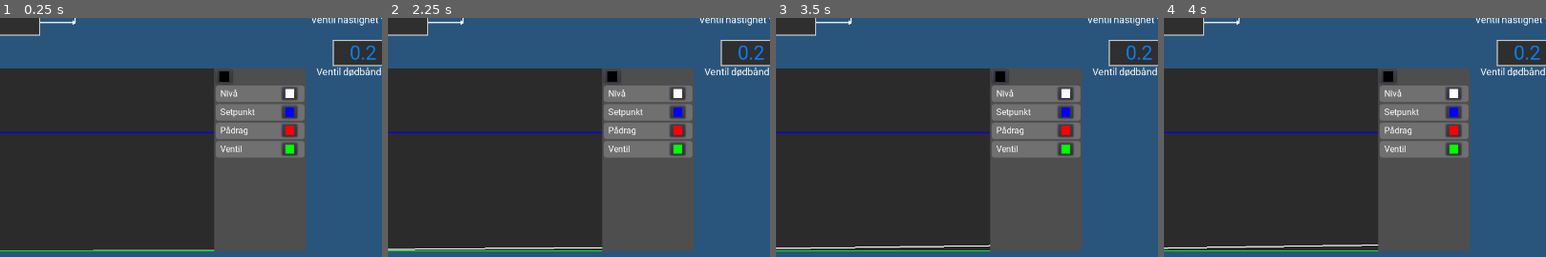
Above: before the commit, frames 1-4 (left to right).
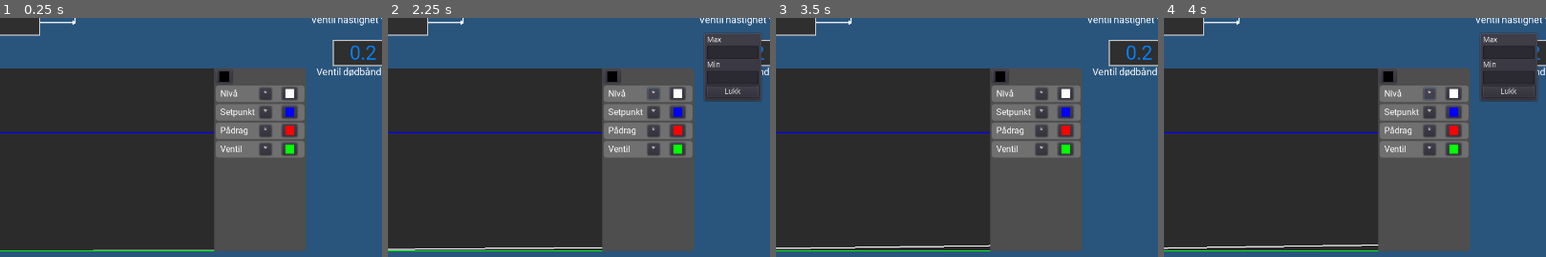
Above: after the commit, the same moments.

Repository: Keroflux/PIDsimulator
Game: Godot game, scene res://PIDsim.tscn
The game is run twice, just before and just after one commit, with the same random seed, the same clock (stepped at 60 frames per second) and the same inputs.
Inputs (mouse positions are % of the whole screen's width and height, from its top left):
- Up to frame 1 (0.25 s): no input
- Up to frame 2 (2.25 s): click (83, 66) at 0.5 s, where only the run after the commit has a clickable "*"; click (93, 65) at 1.25 s, where only the run after the commit has a clickable "Lukk"; click (83, 66) at 2 s, where only the run after the commit has a clickable "*"
- Up to frame 3 (3.5 s): click (93, 65) at 2.75 s, where only the run after the commit has a clickable "Lukk"
- Up to frame 4 (4 s): click (83, 66) at 3.5 s, where only the run after the commit has a clickable "*"
The pictures show only the part of the screen within x 48-98%, y 50-100%; the shares and areas given below are measured in that part.

The runs differ from the first frame. In frame 1, 0.7% of the frame differs, in the area x 67-72%, y 29-58%; in frame 2, 4.2%, in the area x 67-98%, y 6-58%; in frame 3, 0.7%; in frame 4, 4.2%.

Commit message:
lag til max min

Diff:
--- a/Trend.gd
+++ b/Trend.gd
@@ -15,6 +15,8 @@
 
 		l.get_child(0).color = trend_color[i]
 		l.get_child(0).connect("color_changed", t, "change_color")
+		l.get_node("Config/VBoxContainer/Max").connect("text_entered", t, "change_max")
+		l.get_node("Config/VBoxContainer/Min").connect("text_entered", t, "change_min")
 		l.text = "  " + trends[i].type
 
 		label_panel.add_child(l)
--- /dev/null
+++ b/TrendLabel.gd
@@ -0,0 +1,12 @@
+extends Label
+
+
+
+func _on_Button_pressed():
+	$Config.show()
+
+
+
+
+func _on_Lukk_pressed():
+	$Config.hide()
--- a/TrendLabel.tscn
+++ b/TrendLabel.tscn
@@ -1,6 +1,7 @@
-[gd_scene load_steps=4 format=2]
+[gd_scene load_steps=5 format=2]
 
 [ext_resource path="res://Roboto-Regular.ttf" type="DynamicFontData" id=1]
+[ext_resource path="res://TrendLabel.gd" type="Script" id=2]
 
 [sub_resource type="DynamicFont" id=5]
 font_data = ExtResource( 1 )
@@ -20,9 +21,63 @@
 custom_styles/normal = SubResource( 6 )
 text = "Nivå"
 valign = 1
+script = ExtResource( 2 )
 
 [node name="ColorPickerButton" type="ColorPickerButton" parent="."]
 margin_left = 121.0
 margin_top = 3.0
 margin_right = 149.0
 margin_bottom = 26.0
+
+[node name="Config" type="PanelContainer" parent="."]
+visible = false
+anchor_left = 1.0
+anchor_top = 1.0
+anchor_right = 1.0
+anchor_bottom = 1.0
+margin_left = 20.0
+margin_top = -128.0
+margin_right = 128.0
+
+[node name="VBoxContainer" type="VBoxContainer" parent="Config"]
+margin_left = 7.0
+margin_top = 7.0
+margin_right = 101.0
+margin_bottom = 121.0
+
+[node name="Label" type="Label" parent="Config/VBoxContainer"]
+margin_right = 94.0
+margin_bottom = 14.0
+text = "Max"
+
+[node name="Max" type="LineEdit" parent="Config/VBoxContainer"]
+margin_top = 18.0
+margin_right = 94.0
+margin_bottom = 42.0
+
+[node name="Label2" type="Label" parent="Config/VBoxContainer"]
+margin_top = 46.0
+margin_right = 94.0
+margin_bottom = 60.0
+text = "Min"
+
+[node name="Min" type="LineEdit" parent="Config/VBoxContainer"]
+margin_top = 64.0
+margin_right = 94.0
+margin_bottom = 88.0
+
+[node name="Lukk" type="Button" parent="Config/VBoxContainer"]
+margin_top = 92.0
+margin_right = 94.0
+margin_bottom = 112.0
+text = "Lukk"
+
+[node name="Button" type="Button" parent="."]
+margin_left = 80.0
+margin_top = 4.0
+margin_right = 102.0
+margin_bottom = 26.0
+text = "*"
+
+[connection signal="pressed" from="Config/VBoxContainer/Lukk" to="." method="_on_Lukk_pressed"]
+[connection signal="pressed" from="Button" to="." method="_on_Button_pressed"]
--- a/TrendLine.gd
+++ b/TrendLine.gd
@@ -46,7 +46,6 @@
 		data_points.pop_front()
 
 	data_points.append(data_point)
-	print(data_points.size())
 
 	if data_points.size() > 1:
 		calculate_point_distance()
@@ -56,3 +55,15 @@
 
 func change_color(color):
 	default_color = color
+
+
+func change_max(value):
+	maxValue = float(value)
+	var minmax = maxValue - minValue
+	scaleY = trend_box.rect_size.y / minmax
+
+
+func change_min(value):
+	minValue = float(value)
+	var minmax = maxValue - minValue
+	scaleY = trend_box.rect_size.y / minmax
